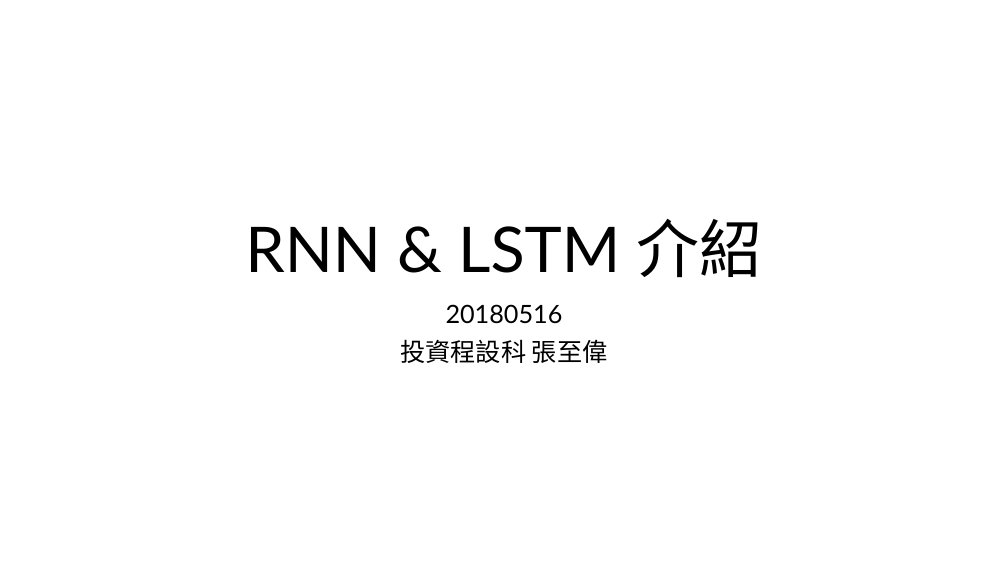
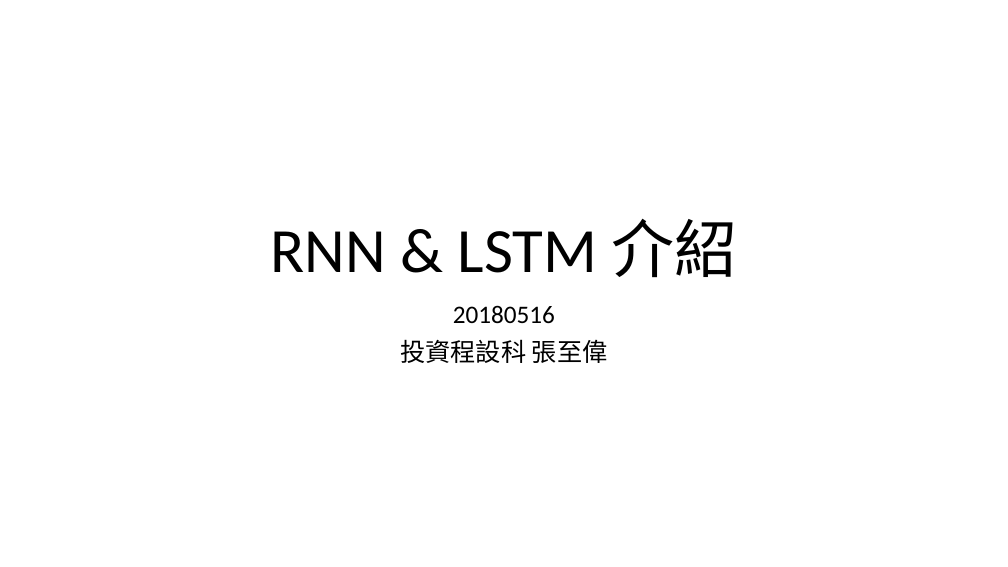
Before and after one commit to s8888/STUDY_GROUP, a slide deck: slide 1 of 20180516 RNN_LSTM/20180516_RNN_LSTM.pptx. Drawn at 1008x567 pixels with LibreOffice and Linux fonts; fonts in the diff are those of the drawing. Boxes give left, top, right and bottom in pixels: in the first picture for what was removed or moved away, otherwise in the second. Text is boxed around its words. In the diff, an @@ line names an element or a change of style, - is before the commit and + after.

```diff
--- a/20180516 RNN_LSTM/20180516_RNN_LSTM.pptx
+++ b/20180516 RNN_LSTM/20180516_RNN_LSTM.pptx
@@ title "RNN & LSTM 介紹" at [271, 219, 737, 278]: font Lato to Calibri @@
@@ subtitle "20180516" at [400, 305, 608, 363]: font Lato to Calibri @@
```
Also in this commit, not shown: 1 other slide changed.
